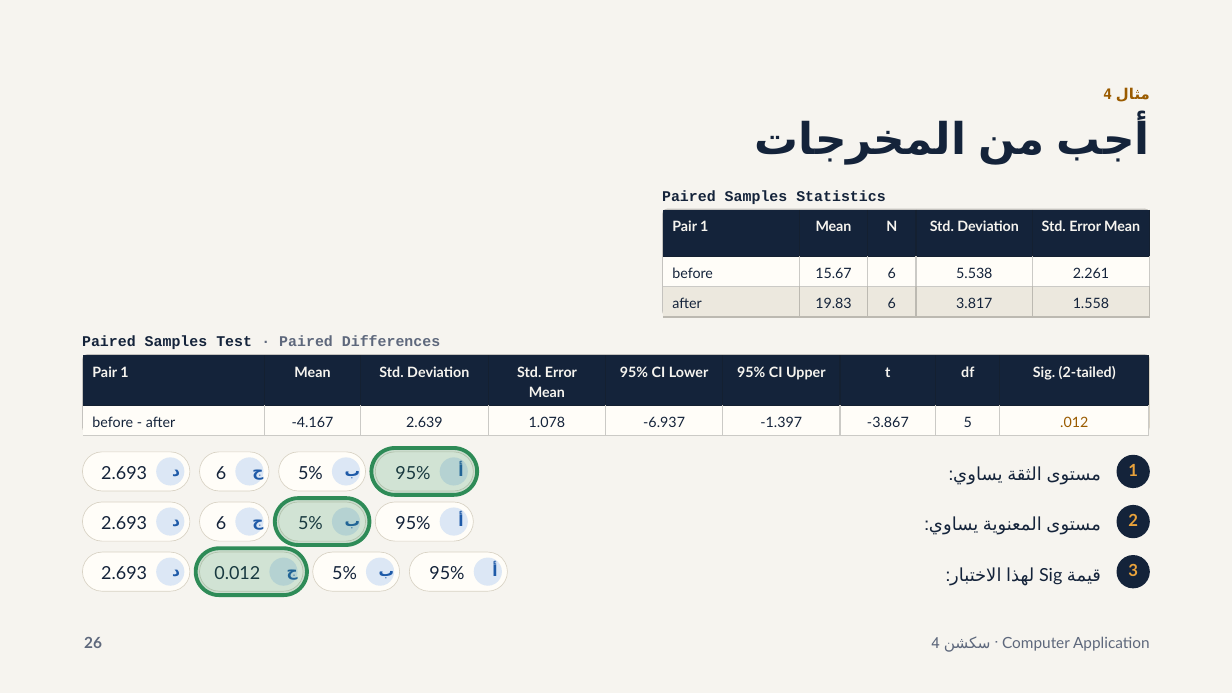
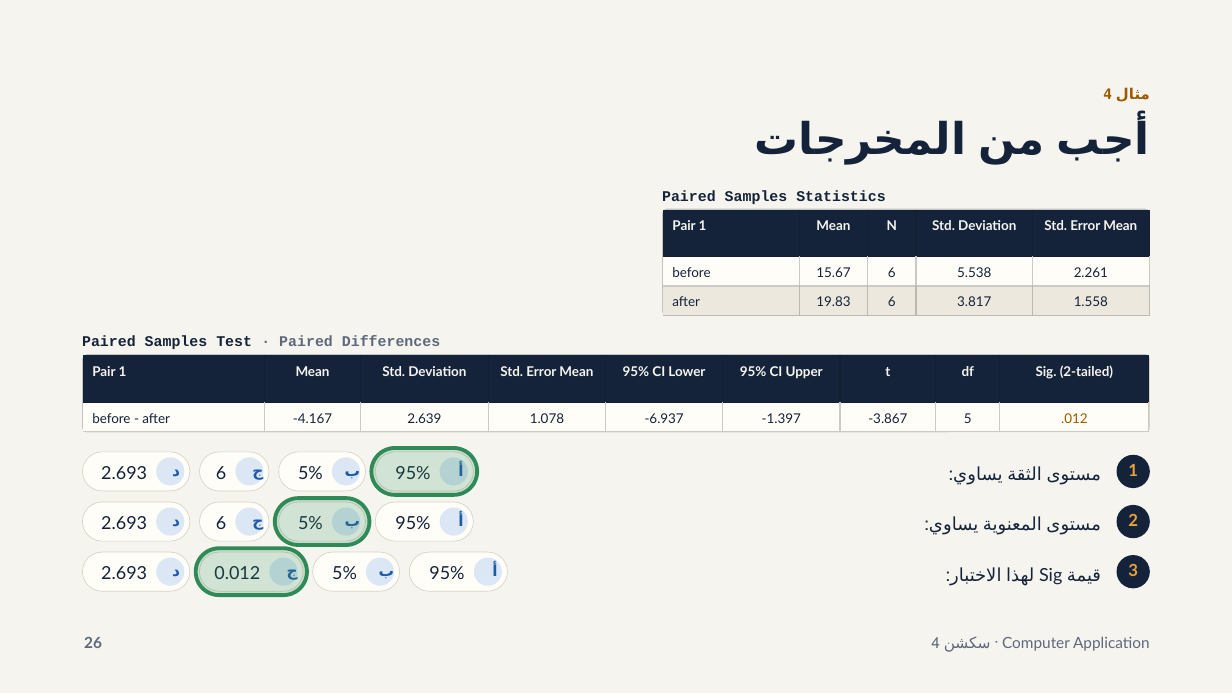
Before and after one commit to moali30/computer-application-2026-2027, a slide deck: slide 26 of سكشن 4 — اختبارات الفروض للمتوسط.pptx. Drawn at 1232x693 pixels with LibreOffice and Linux fonts; fonts in the diff are those of the drawing. Boxes give left, top, right and bottom in pixels: in the first picture for what was removed or moved away, otherwise in the second. Text is boxed around its words. In the diff, an @@ line names an element or a change of style, - is before the commit and + after.

```diff
--- a/سكشن 4 — اختبارات الفروض للمتوسط.pptx
+++ b/سكشن 4 — اختبارات الفروض للمتوسط.pptx
@@ table at bbox=[664, 210, 1150, 315] @@
@@ size 11 to 10.5 pt @@
@@ line spacing 15.4pt to 14.5pt @@
@@ table at bbox=[83, 356, 1149, 432] @@
@@ size 11.1 to 10.5 pt @@
@@ line spacing 15.5pt to 14.6pt @@
```
Also in this commit, not shown: 11 other slides changed, 5 other files.
